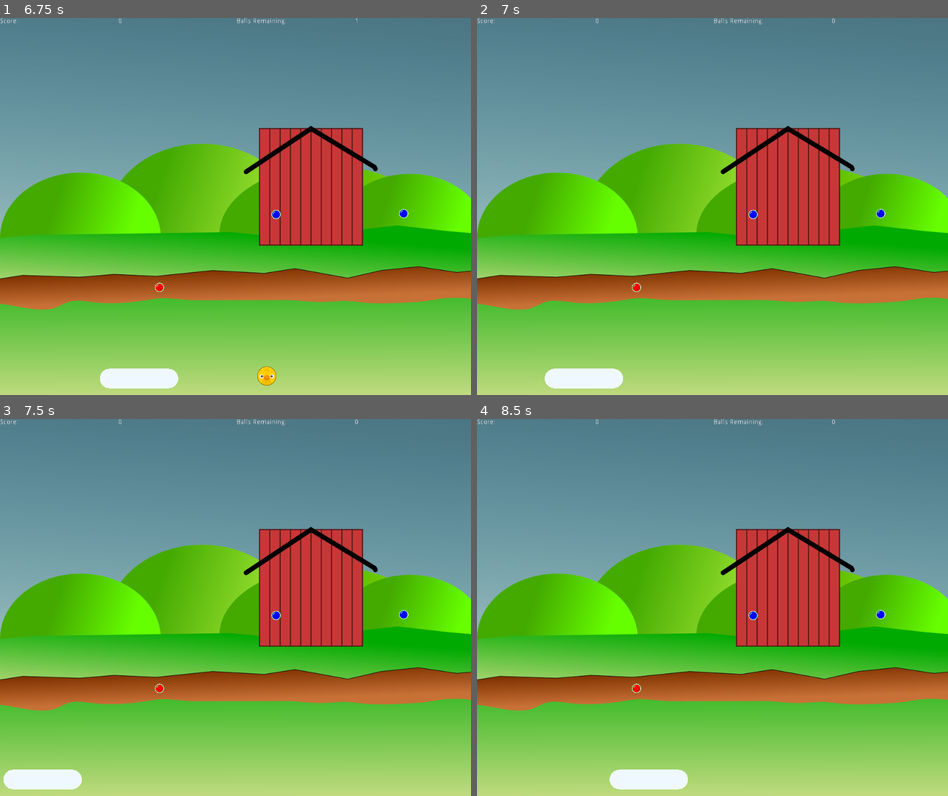
Above: before the commit, frames 1-4 (two rows, left to right).
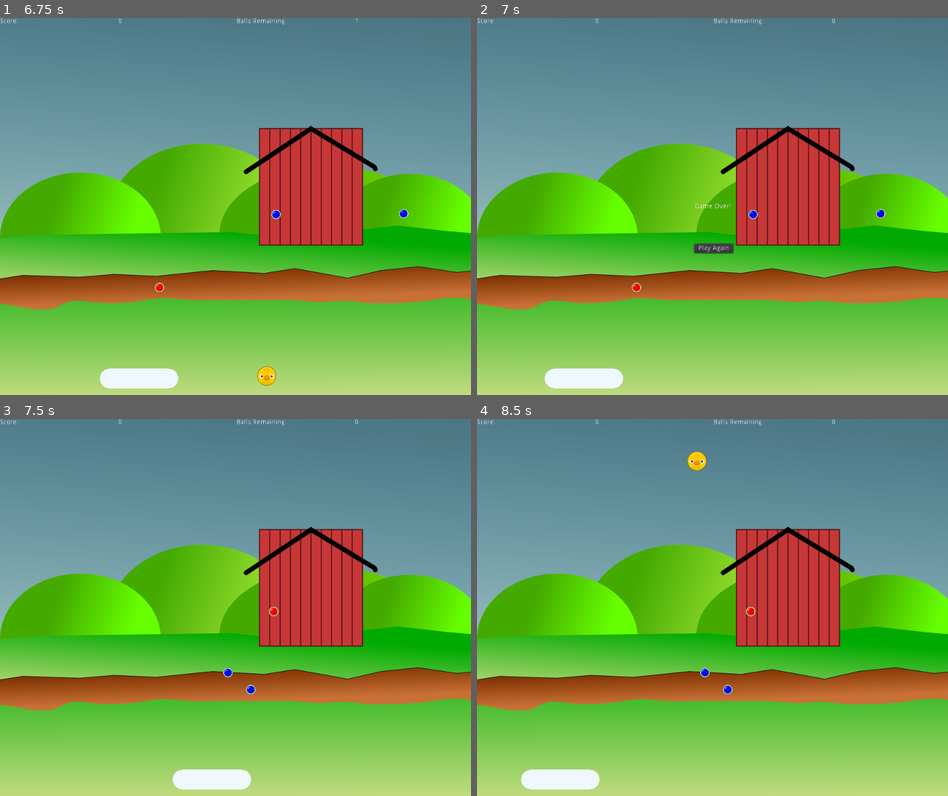
Above: after the commit, the same moments.

Repository: doctor-g/GGJ21
Game: Godot game, scene res://src/Level.tscn
Same seed, same stepped clock (60 frames per second), same inputs: the game is played once before the commit and once after it.
Inputs (mouse positions are in pixels of both pictures, inside the frame that each line leads up to):
- Up to frame 1 (6.75 s): move the mouse to (339, 187) at 0.52 s; click (339, 187) at 0.67 s; move the mouse to (141, 225) at 1.27 s; click (141, 225) at 1.42 s; move the mouse to (282, 123) at 2.02 s; click (282, 123) at 2.17 s; move the mouse to (211, 281) at 2.77 s; click (211, 281) at 2.92 s; move the mouse to (376, 263) at 3.52 s; click (376, 263) at 3.67 s; move the mouse to (94, 149) at 4.27 s; click (94, 149) at 4.42 s; move the mouse to (259, 206) at 5.02 s; click (259, 206) at 5.17 s; move the mouse to (164, 112) at 5.77 s; click (164, 112) at 5.92 s; move the mouse to (339, 187) at 6.52 s; click (339, 187) at 6.67 s
- Up to frame 2 (7 s): no input
- Up to frame 3 (7.5 s): click (235, 648) at 7.25 s, where only the run after the commit has a clickable "Play Again"
- Up to frame 4 (8.5 s): move the mouse to (618, 626) at 8.02 s; click (618, 626) at 8.17 s

Frame 1 is identical in both runs. In frame 2, 0.3% of the frame differs, in the area x 45-55%, y 49-63%; in frame 3, 1.9%; in frame 4, 2.1%, in the area x 9-87%, y 8-99%.

Commit message:
Add game over ui
It shows up when you're out of balls

Diff:
--- /dev/null
+++ b/project/src/GameOver.gd
@@ -0,0 +1,6 @@
+extends Control
+
+signal dismissed
+
+func _on_PlayAgainButton_pressed():
+	emit_signal("dismissed")
--- /dev/null
+++ b/project/src/GameOver.tscn
@@ -0,0 +1,37 @@
+[gd_scene load_steps=2 format=2]
+
+[ext_resource path="res://src/GameOver.gd" type="Script" id=1]
+
+[node name="GameOver" type="Control"]
+anchor_right = 1.0
+anchor_bottom = 1.0
+script = ExtResource( 1 )
+__meta__ = {
+"_edit_lock_": true,
+"_edit_use_anchors_": false
+}
+
+[node name="Label" type="Label" parent="."]
+anchor_left = 0.5
+anchor_top = 0.5
+anchor_right = 0.5
+anchor_bottom = 0.5
+margin_left = -38.5
+margin_top = -7.0
+margin_right = 38.5
+margin_bottom = 7.0
+text = "Game Over!"
+__meta__ = {
+"_edit_use_anchors_": false
+}
+
+[node name="PlayAgainButton" type="Button" parent="."]
+margin_left = 461.413
+margin_top = 479.251
+margin_right = 544.413
+margin_bottom = 499.251
+text = "Play Again"
+__meta__ = {
+"_edit_use_anchors_": false
+}
+[connection signal="pressed" from="PlayAgainButton" to="." method="_on_PlayAgainButton_pressed"]
--- a/project/src/Level.gd
+++ b/project/src/Level.gd
@@ -7,6 +7,7 @@
 onready var _EndGame := preload("res://src/EndGame.tscn")
 onready var _target := $Target
 onready var _target_animation_player := $TargetAnimationPlayer
+onready var _game_over := $GameOver
 
 func _ready():
 	_shooter.arm()
@@ -40,8 +41,13 @@
 		if GameState.lives > 0:
 			_shooter.arm()
 		else:
-			print("TODO: Handle Game Over")
+			_game_over.visible = true
 
 
 func _on_PegGenerator_pegs_ready(pegs):
 	_pegs_remaining = pegs
+
+
+func _on_GameOver_dismissed():
+	GameState.reset()
+	get_tree().change_scene("res://src/Level.tscn")
--- a/project/src/Level.tscn
+++ b/project/src/Level.tscn
@@ -6,6 +6,7 @@
 [ext_resource path="res://src/Level.gd" type="Script" id=4]
 [ext_resource path="res://src/HUD.tscn" type="PackedScene" id=5]
 [ext_resource path="res://assets/farm_background.png" type="Texture" id=6]
+[ext_resource path="res://src/GameOver.tscn" type="PackedScene" id=7]
 
 [sub_resource type="RectangleShape2D" id=1]
 extents = Vector2( 1, 2000 )
@@ -82,6 +83,10 @@
 [node name="PegGenerator" parent="." instance=ExtResource( 2 )]
 
 [node name="HUD" parent="." instance=ExtResource( 5 )]
+
+[node name="GameOver" parent="." instance=ExtResource( 7 )]
+visible = false
 [connection signal="body_entered" from="OffScreen" to="." method="_on_OffScreen_body_entered"]
 [connection signal="peg_destroyed" from="PegGenerator" to="." method="_on_Peg_destroyed"]
 [connection signal="pegs_ready" from="PegGenerator" to="." method="_on_PegGenerator_pegs_ready"]
+[connection signal="dismissed" from="GameOver" to="." method="_on_GameOver_dismissed"]
Not shown: 1 places in project/src/Level.tscn that only renumber resources
